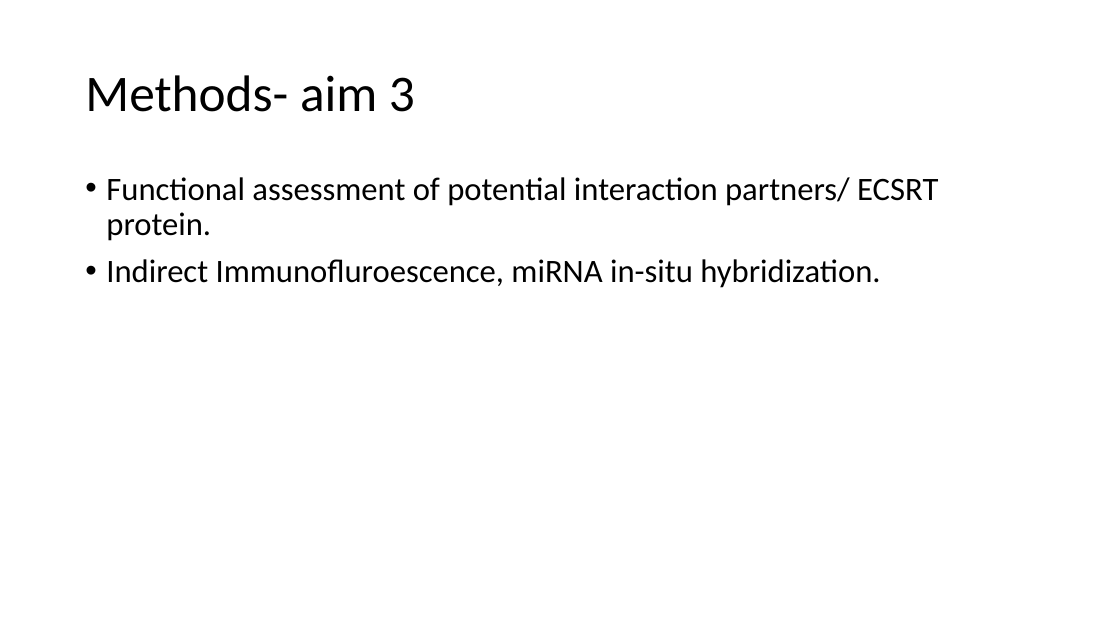
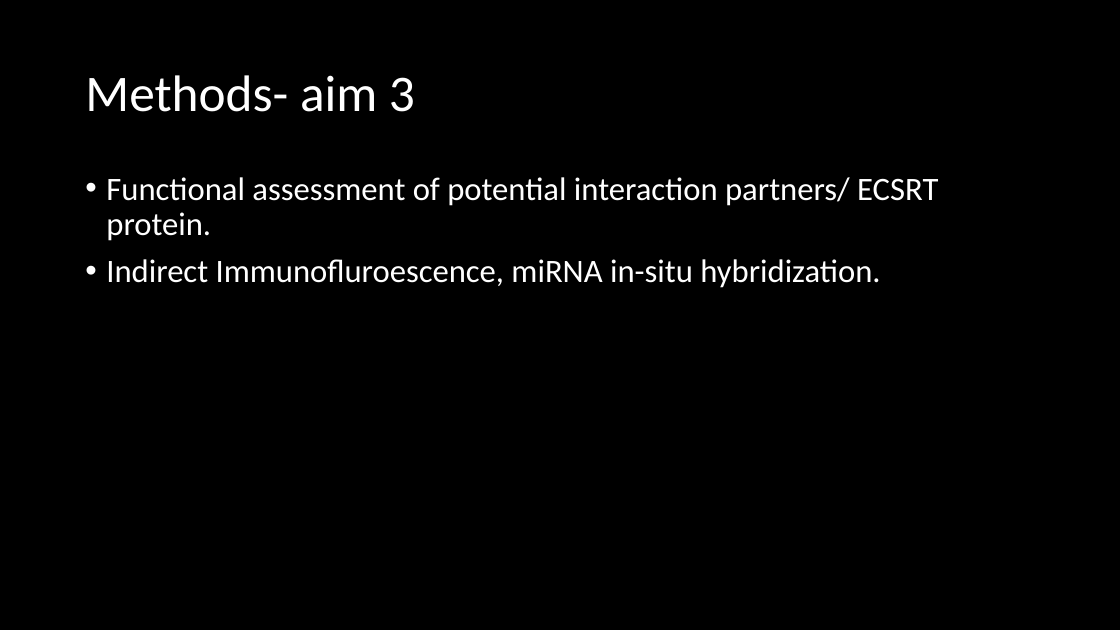
Before and after one commit to HarleyRobinson/Honours2, a slide deck: slide 17 of BackgroundInfo/Template for my presentation.pptx (slide 16 before the commit). Drawn at 1120x630 pixels with LibreOffice and Linux fonts; fonts in the diff are those of the drawing. Boxes give left, top, right and bottom in pixels: in the first picture for what was removed or moved away, otherwise in the second. Text is boxed around its words. In the diff, an @@ line names an element or a change of style, - is before the commit and + after.

```diff
--- a/BackgroundInfo/Template for my presentation.pptx
+++ b/BackgroundInfo/Template for my presentation.pptx
@@ background #FFFFFF to #000000 @@
@@ title "Methods- aim 3" at <box>85,75,415,112</box>: text colour #000000 to #FFFFFF @@
@@ text "Functional assessment of potential interaction ..." at <box>106,177,938,288</box>: text colour #000000 to #FFFFFF @@
```
Also in this commit, not shown: 17 other slides changed, 2 slides added, 1 slide removed, 19 other files.
